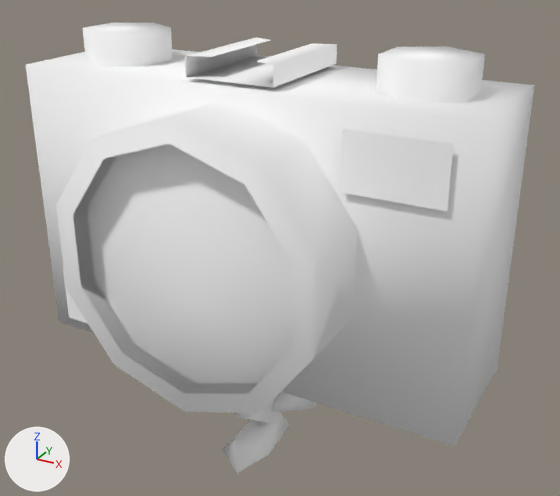
The glTF model public/3d/npc/model__npc__model__npccmn.ofs_31/npc2031.gltf: old version first, new version second.
Rendered twice from a 50 mm camera at (1.142, -1.991, 1.882) aimed at (0.076, -0.052, 0.912). The lights are fixed; the arrows at lower left show +X, +Y and +Z. The older version comes first.

The scene before the commit, as lines of its bpy script (objects in view):
```python
mat_c00_face_00 = principled_material('c00_face_00')
mat_c00_face_00.base_color = (1.0, 1.0, 1.0)  # white #ffffff
mat_c00_face_00.roughness = 1.0
mat_c02_pants = principled_material('c02_pants')
mat_c02_pants.base_color = (1.0, 1.0, 1.0)  # white #ffffff
mat_c02_pants.roughness = 1.0
mat_c04_shoes = principled_material('c04_shoes')
mat_c04_shoes.base_color = (1.0, 1.0, 1.0)  # white #ffffff
mat_c04_shoes.roughness = 1.0
mat_c05_camera01 = principled_material('c05_camera01')
mat_c05_camera01.base_color = (1.0, 1.0, 1.0)  # white #ffffff
mat_c05_camera01.roughness = 1.0
mat_c06_camera02 = principled_material('c06_camera02')
mat_c06_camera02.base_color = (1.0, 1.0, 1.0)  # white #ffffff
mat_c06_camera02.roughness = 1.0
mat_c07_camera03 = principled_material('c07_camera03')
mat_c07_camera03.base_color = (1.0, 1.0, 1.0)  # white #ffffff
mat_c07_camera03.roughness = 1.0
me_npc2031 = bpy.data.meshes.new('npc2031')
me_npc2031.from_pydata(...)  # 225 vertices, 311 faces; spans x -0.725..0.725, y -0.487..0.231, z 0.157..1.533
# faces by material slot: [104, 10, 36, 20, 6, 12, 66, 57]
me_npc2031.materials.append(mat_c06_camera02)  # white #ffffff
me_npc2031.materials.append(mat_c00_face_00)  # white #ffffff
me_npc2031.materials.append(mat_c02_pants)  # white #ffffff
me_npc2031.materials.append(mat_c04_shoes)  # white #ffffff
me_npc2031.materials.append(mat_c07_camera03)  # white #ffffff
me_npc2031.materials.append(mat_c05_camera01)  # white #ffffff
me_npc2031.materials.append(mat_c03_arm)  # white #ffffff
me_npc2031.materials.append(mat_c01_cloth_u)  # white #ffffff
ob_npc2031 = bpy.data.objects.new('npc2031', me_npc2031)
ob_npc2031.location = (0.0, 0.0, 0.0)
```
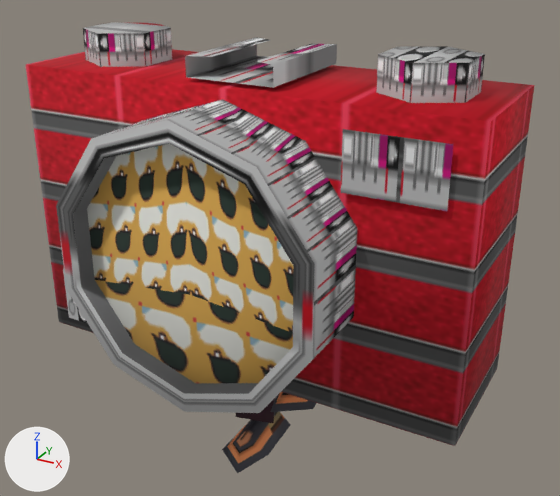
What differs and where, as boxes [x1, y1, x2, y2] in the pictures (560 x 496 px):
'npc2031', surface changed (darker)
    both: [26, 23, 534, 473]

Patch to the scene script:
```diff
--- a/public/3d/npc/model__npc__model__npccmn.ofs_31/npc2031.gltf.py
+++ b/public/3d/npc/model__npc__model__npccmn.ofs_31/npc2031.gltf.py
@@ img_c05_camera01 @@
+img_c05_camera01 = load_image('c05_camera01', '_unpacked/c05_camera01', 32, 32, 'sRGB')
@@ img_c07_camera03 @@
+img_c07_camera03 = load_image('c07_camera03', '_unpacked/c07_camera03', 32, 16, 'sRGB')
@@ img_c04_shoes @@
+img_c04_shoes = load_image('c04_shoes', '_unpacked/c04_shoes', 32, 16, 'sRGB')
@@ img_c02_pants @@
+img_c02_pants = load_image('c02_pants', '_unpacked/c02_pants', 8, 8, 'sRGB')
@@ img_c00_face_00 @@
+img_c00_face_00 = load_image('c00_face.00', '_unpacked/c00_face.00', 32, 32, 'sRGB')
@@ img_c06_camera02 @@
+img_c06_camera02 = load_image('c06_camera02', '_unpacked/c06_camera02', 64, 16, 'sRGB')
@@ mat_c06_camera02 @@
 mat_c06_camera02 = principled_material('c06_camera02')
-mat_c06_camera02.base_color = (1.0, 1.0, 1.0)  # white #ffffff
+mat_c06_camera02.texture = img_c06_camera02
 mat_c06_camera02.roughness = 1.0
@@ mat_c00_face_00 @@
 mat_c00_face_00 = principled_material('c00_face_00')
-mat_c00_face_00.base_color = (1.0, 1.0, 1.0)  # white #ffffff
+mat_c00_face_00.texture = img_c00_face_00
 mat_c00_face_00.roughness = 1.0
@@ mat_c02_pants @@
 mat_c02_pants = principled_material('c02_pants')
-mat_c02_pants.base_color = (1.0, 1.0, 1.0)  # white #ffffff
+mat_c02_pants.texture = img_c02_pants
 mat_c02_pants.roughness = 1.0
@@ mat_c04_shoes @@
 mat_c04_shoes = principled_material('c04_shoes')
-mat_c04_shoes.base_color = (1.0, 1.0, 1.0)  # white #ffffff
+mat_c04_shoes.texture = img_c04_shoes
 mat_c04_shoes.roughness = 1.0
@@ mat_c07_camera03 @@
 mat_c07_camera03 = principled_material('c07_camera03')
-mat_c07_camera03.base_color = (1.0, 1.0, 1.0)  # white #ffffff
+mat_c07_camera03.texture = img_c07_camera03
 mat_c07_camera03.roughness = 1.0
@@ mat_c05_camera01 @@
 mat_c05_camera01 = principled_material('c05_camera01')
-mat_c05_camera01.base_color = (1.0, 1.0, 1.0)  # white #ffffff
+mat_c05_camera01.texture = img_c05_camera01
 mat_c05_camera01.roughness = 1.0
```
